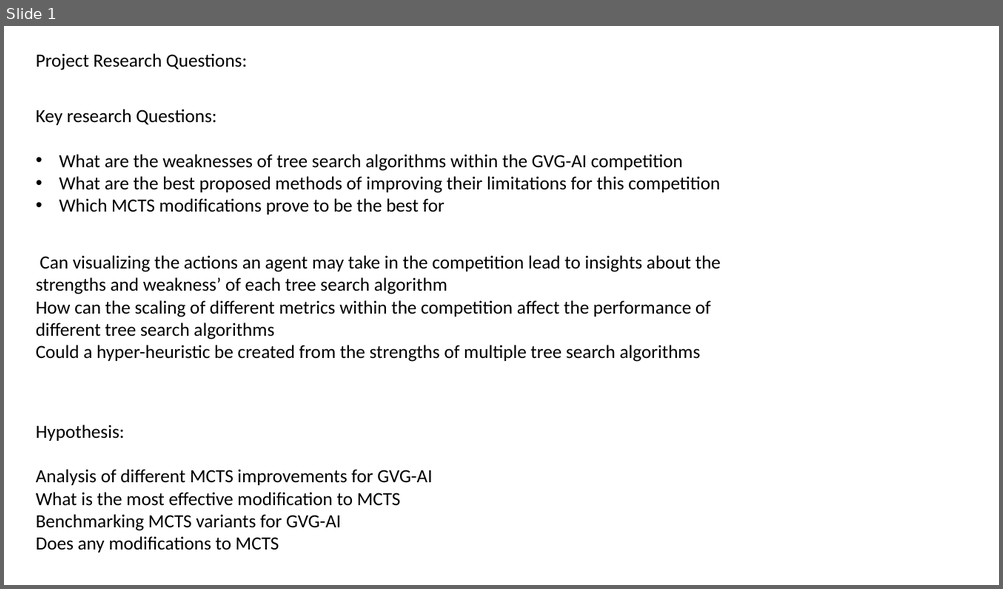
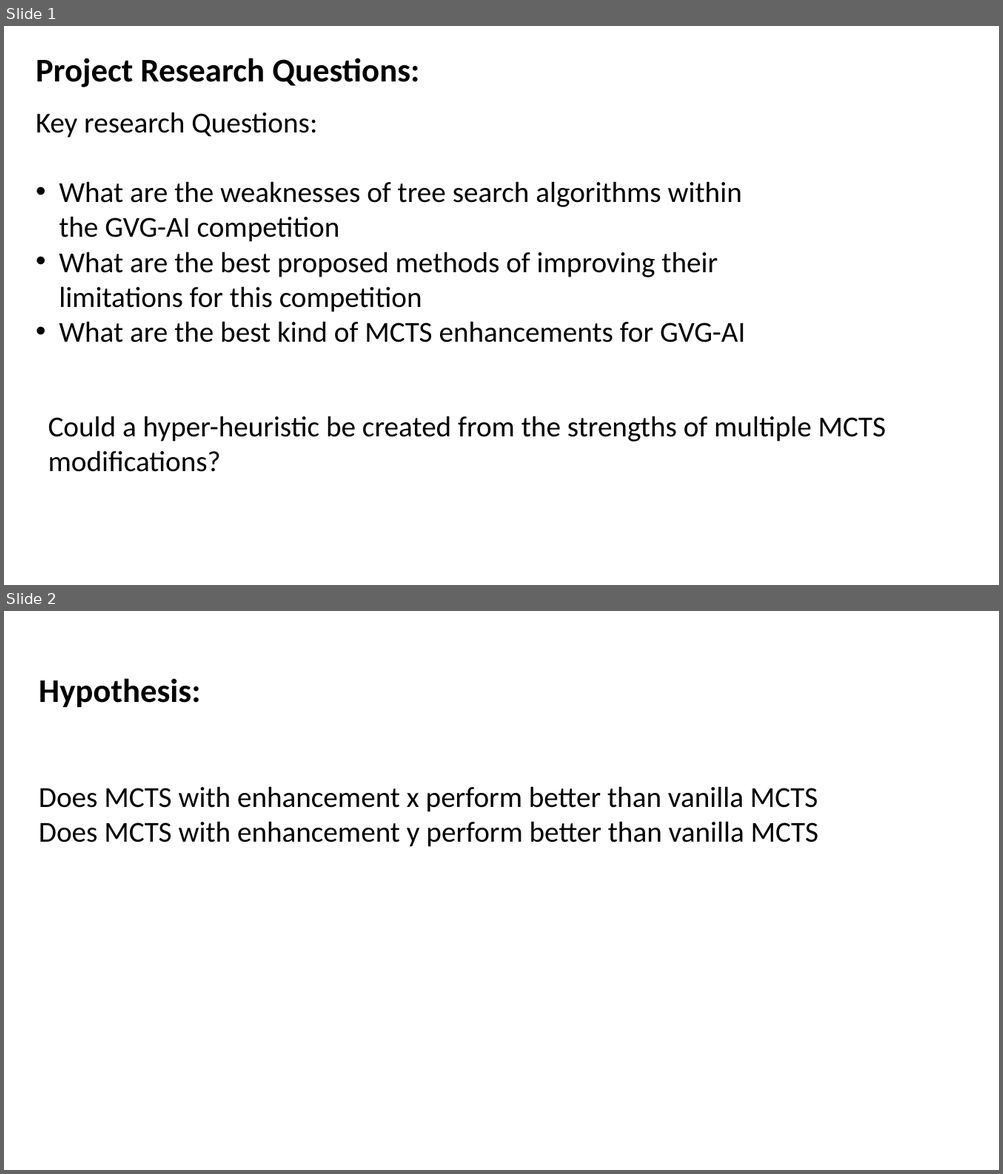
Before and after one commit to Alli1223/comp320-comp360-dissertation, a slide deck: Presentations/Findings Presentation/Findings.pptx. Shown one above the other, each under a label of ours: slide 1 before the commit, slides 1 and 2 after it. The pictures are 1003x589 and 1003x1174 pixels, drawn with LibreOffice and Linux fonts; fonts in the diff are those of the drawing. Boxes give left, top, right and bottom in pixels: in the first picture for what was removed or moved away, otherwise in the second. Text is boxed around its words. In the diff, an @@ line names an element or a change of style, - is before the commit and + after.

```diff
--- a/Presentations/Findings Presentation/Findings.pptx
+++ b/Presentations/Findings Presentation/Findings.pptx
@@ slide 2 added at <box>4,611,999,1170</box>, background #FFFFFF @@
@@ text added at <box>39,678,818,847</box>, 28 pt, text #000000 @@
+Hypothesis:
+Does MCTS with enhancement x perform better than vanilla MCTS
+Does MCTS with enhancement y perform better than vanilla MCTS
@@ slide 1 changed as well @@
@@ text "Project Research Questions:" at <box>36,58,419,87</box>: size 18 to 32 pt, bold on @@
@@ text at <box>36,112,742,312</box>: size 18 to 28 pt in "Key research Questions:", "What are the weaknesses of tree search ...", "What are the best proposed methods of ..." @@
@@ text at <box>59,321,745,343</box>: text changed; size 18 to 28 pt @@
-• Which MCTS modifications prove to be the best for
+• What are the best kind of MCTS enhancements for GVG-AI
@@ text removed at <box>36,425,432,553</box> @@
-Hypothesis:
-Analysis of different MCTS improvements for GVG-AI
-What is the most effective modification to MCTS
-Benchmarking MCTS variants for GVG-AI
-Does any modifications to MCTS
@@ text at <box>48,416,885,472</box>: text changed; size 18 to 28 pt @@
-Can visualizing the actions an agent may take in the competition lead to insights about the strengths and weakness’ of each tree search algorithm
-How can the scaling of different metrics within the competition affect the performance of different tree search algorithms
-Could a hyper-heuristic be created from the strengths of multiple tree search algorithms
+Could a hyper-heuristic be created from the strengths of multiple MCTS modifications?
```
Also in this commit, not shown: 3 other slides changed, 5 other slides added, 5 slides removed, 13 other files.
